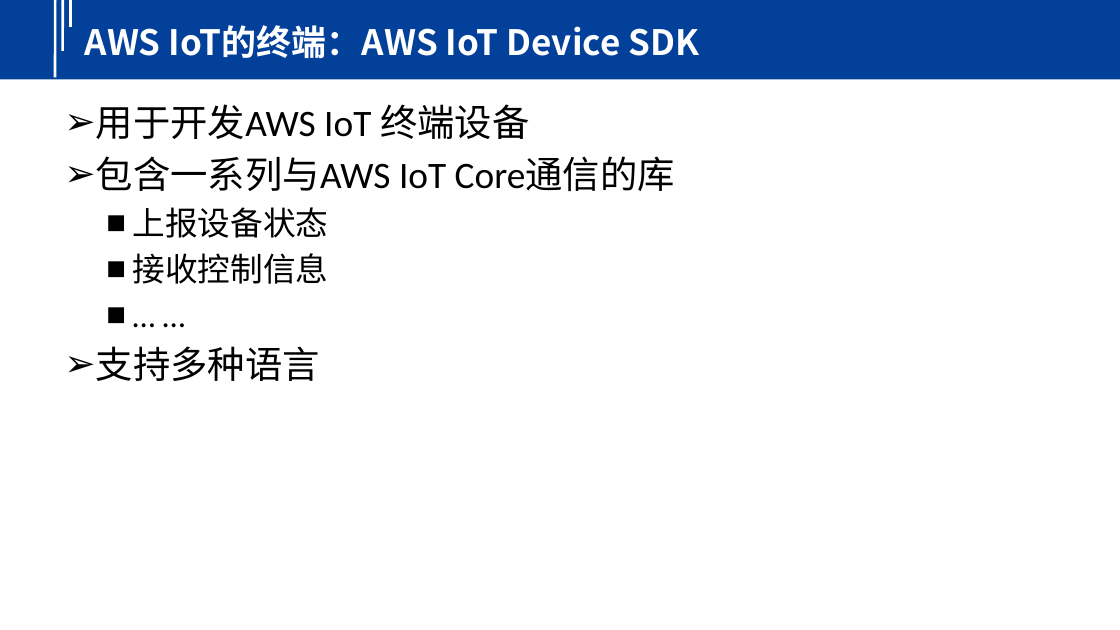
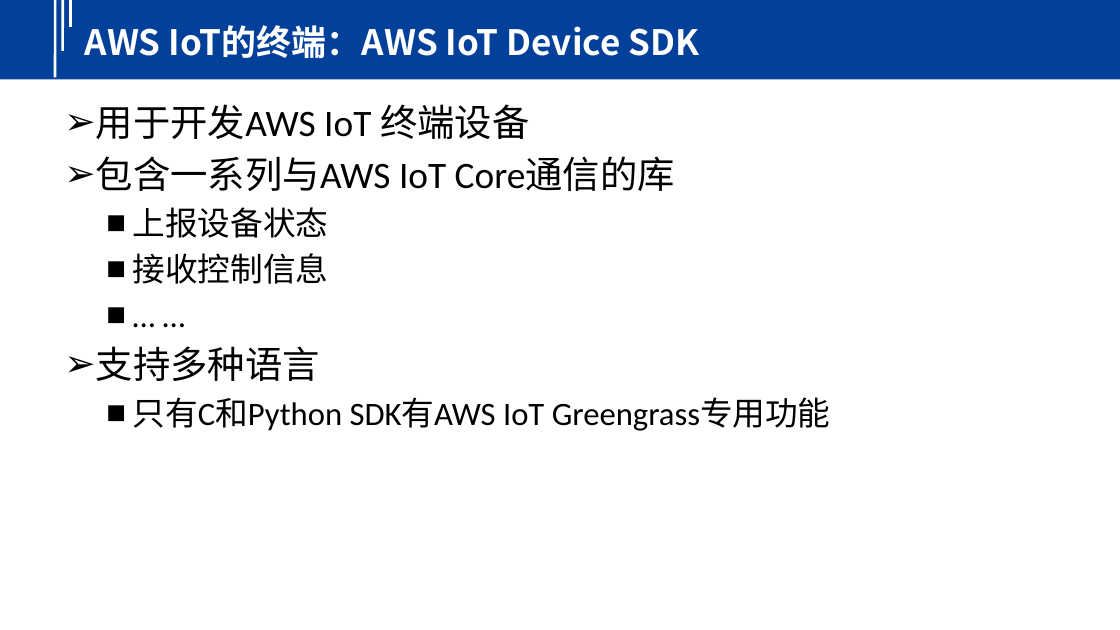
Before and after one commit to yindaheng98/Notebook, a slide deck: slide 5 of 学习笔记/边缘计算/AWSIoT.pptx. Drawn at 1120x630 pixels with LibreOffice and Linux fonts; fonts in the diff are those of the drawing. Boxes give left, top, right and bottom in pixels: in the first picture for what was removed or moved away, otherwise in the second. Text is boxed around its words. In the diff, an @@ line names an element or a change of style, - is before the commit and + after.

```diff
--- a/学习笔记/边缘计算/AWSIoT.pptx
+++ b/学习笔记/边缘计算/AWSIoT.pptx
@@ text at (x1=133, y1=397, x2=831, y2=431): paragraph added @@
+  ■ 只有C和Python SDK有AWS IoT Greengrass专用功能
```
Also in this commit, not shown: 2 other files.
